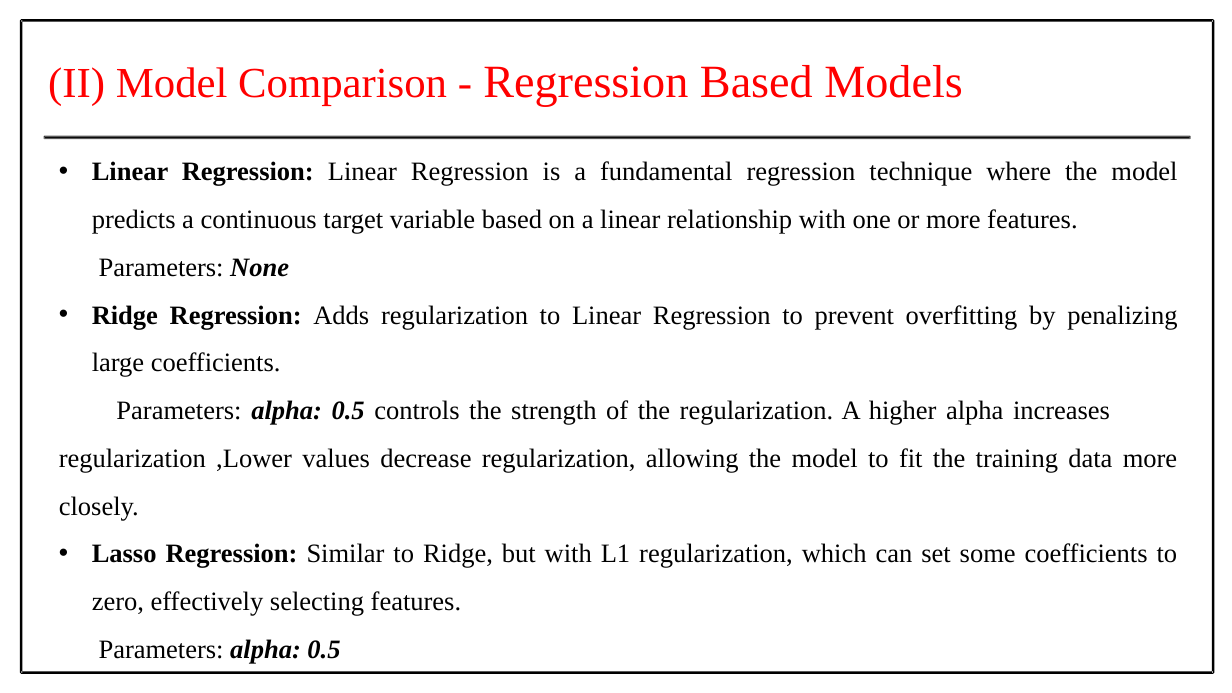
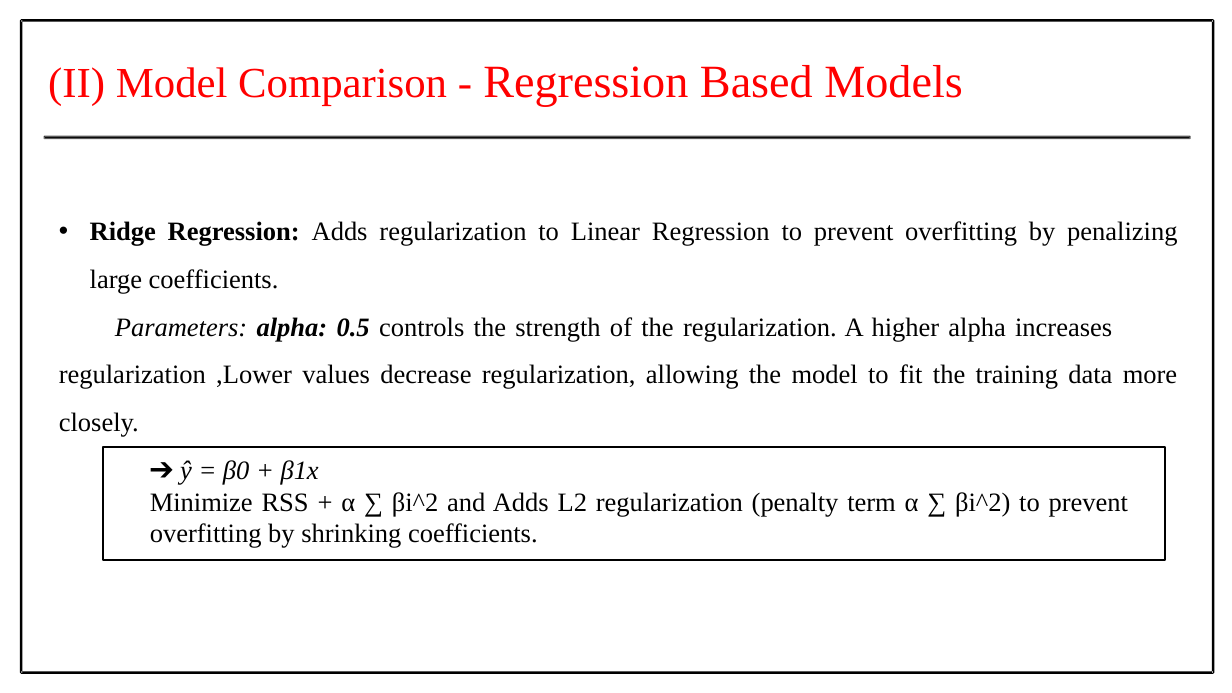
Before and after one commit to Prithiv-vijai/5g_MEC, a slide deck: slide 25 of Batch_4 IT-G2 review 1.pptx (slide 22 before the commit). Drawn at 1232x693 pixels with LibreOffice and Linux fonts; fonts in the diff are those of the drawing. Boxes give left, top, right and bottom in pixels: in the first picture for what was removed or moved away, otherwise in the second. Text is boxed around its words. In the diff, an @@ line names an element or a change of style, - is before the commit and + after.

```diff
--- a/Batch_4 IT-G2 review 1.pptx
+++ b/Batch_4 IT-G2 review 1.pptx
@@ text at [92,161,1177,277]: paragraphs removed @@
-  • Linear Regression: Linear Regression is a fundamental regression technique where the model predicts a continuous target variable based on a linear relationship with one or more features.
-  Parameters: None
@@ text "Ridge Regression: Adds regularization to ...": place and size @@
-text "Ridge Regression: Adds regularization to ..." at [59,161,1178,664]
+text "Ridge Regression: Adds regularization to ..." at [59,221,1177,437]
@@ text "Ridge Regression: Adds regularization to ..." at [59,221,1177,437]: italic on in "Parameters:"; indent changed @@
@@ rectangle added at [103,447,1165,560], outline #000000 2 pt @@
@@ text added at [150,460,1128,548], 31 pt, text #000000 @@
+  ➔ ŷ = β0 + β1x
+  Minimize RSS + α ∑ βi^2 and Adds L2 regularization (penalty term α ∑ βi^2) to prevent overfitting by shrinking coefficients.
@@ text at [92,543,1178,664]: paragraphs removed @@
-  • Lasso Regression: Similar to Ridge, but with L1 regularization, which can set some coefficients to zero, effectively selecting features.
-  Parameters: alpha: 0.5
```
Also in this commit, not shown: 8 other slides changed, 14 slides added.
